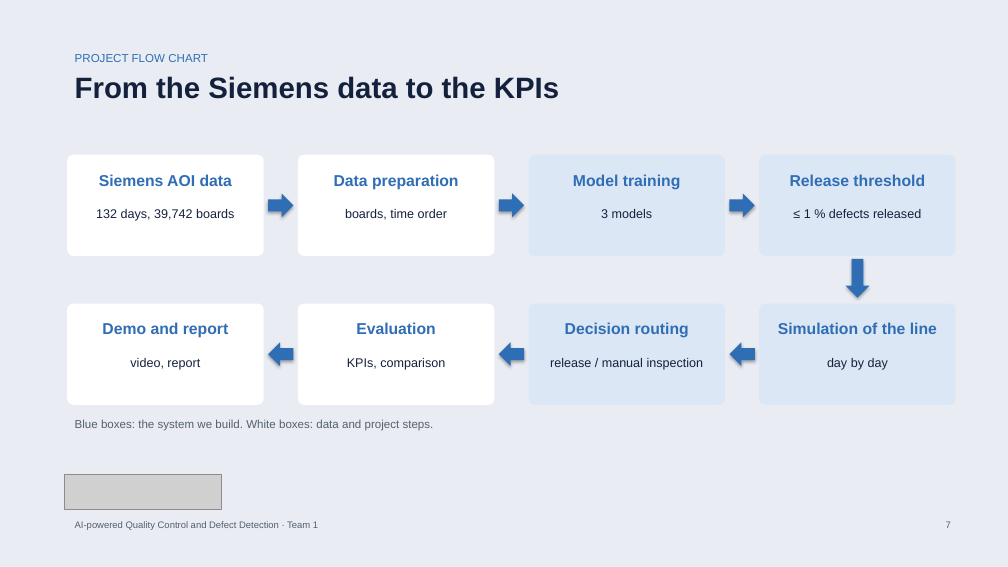
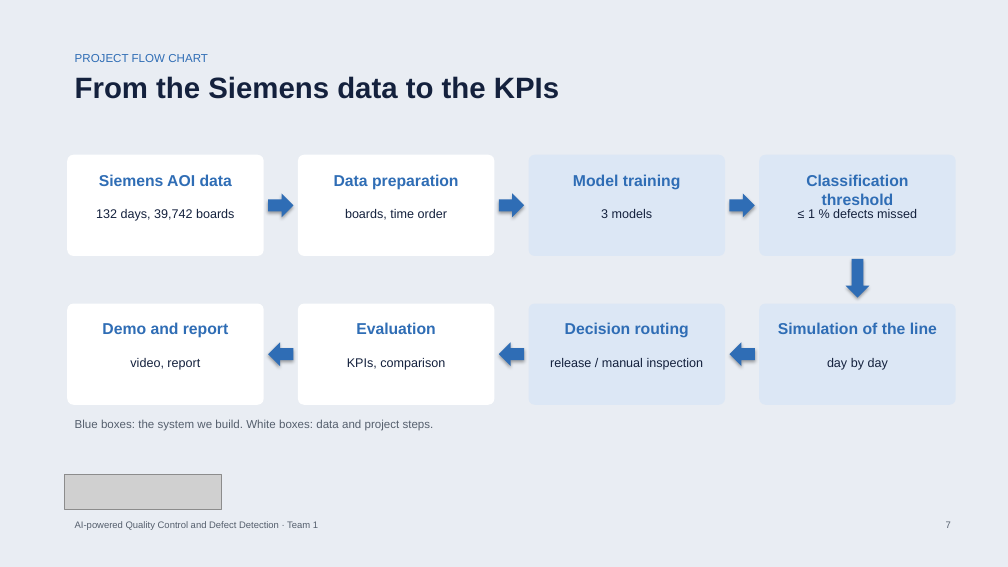
Before and after one commit to bodhi584/aoi-decision-gate, a slide deck: slide 7 of docs/slides_revised_topic.pptx. Drawn at 1008x567 pixels with LibreOffice and Linux fonts; fonts in the diff are those of the drawing; grey boxes stand for pictures. Boxes give left, top, right and bottom in pixels: in the first picture for what was removed or moved away, otherwise in the second. Text is boxed around its words. In the diff, an @@ line names an element or a change of style, - is before the commit and + after.

Commit message:
Standard terms: binary classification of AOI alarms (true defect or false call)

```diff
--- a/docs/slides_revised_topic.pptx
+++ b/docs/slides_revised_topic.pptx
@@ text at (806,174,908,205): text changed @@
-Release threshold
+Classification threshold
@@ text at (808,209,917,218): text changed @@
-≤ 1 % defects released
+≤ 1 % defects missed
```
Also in this commit, not shown: 10 other slides changed, 19 other files.
